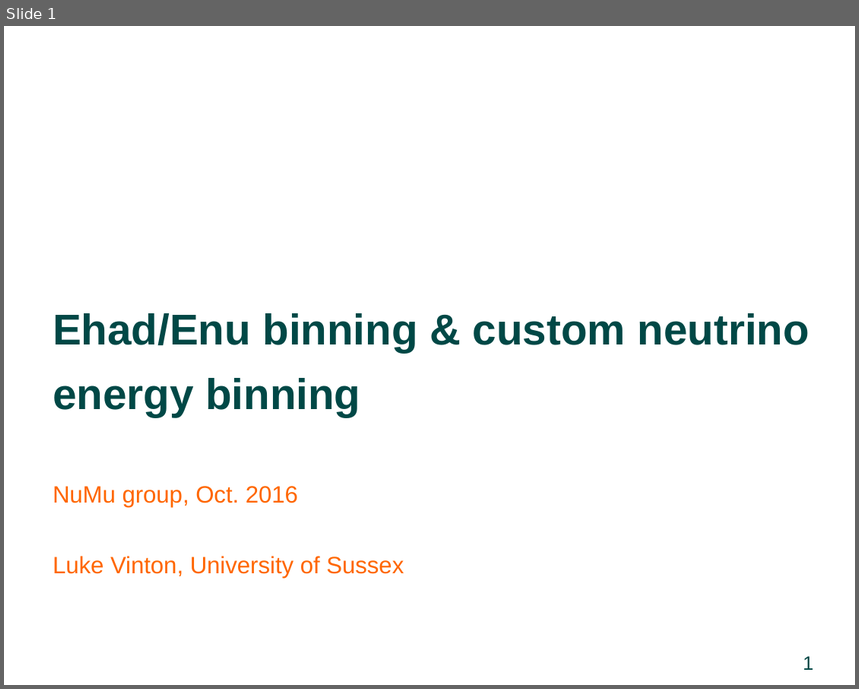
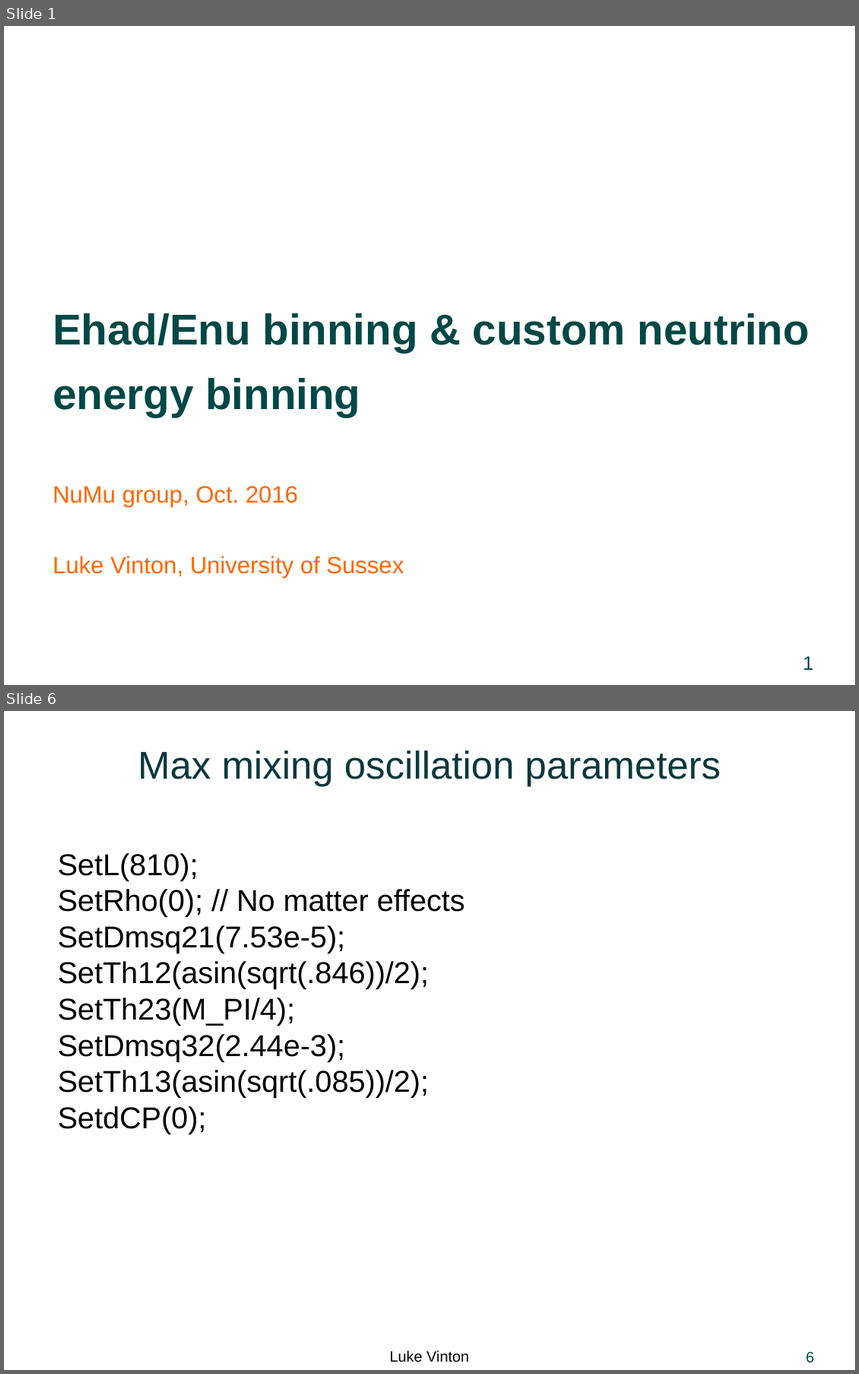
Before and after one commit to LukeJVinton/Thesis-, a slide deck: Presentations/NumuCollabMeeting_resBinning_energyBinShare_CustomBinning.pptx. Shown one above the other, each under a label of ours: slide 1 before the commit, slides 1 and 6 after it; the slides between them are not shown. The pictures are 859x689 and 859x1374 pixels, drawn with LibreOffice and Linux fonts; fonts in the diff are those of the drawing; background and template pictures are left out. Boxes give left, top, right and bottom in pixels: in the first picture for what was removed or moved away, otherwise in the second. Text is boxed around its words. In the diff, an @@ line names an element or a change of style, - is before the commit and + after.

```diff
--- a/Presentations/NumuCollabMeeting_resBinning_energyBinShare_CustomBinning.pptx
+++ b/Presentations/NumuCollabMeeting_resBinning_energyBinShare_CustomBinning.pptx
@@ slide 6 added at box(4, 711, 855, 1370), background #FFFFFF @@
@@ title added at box(138, 751, 721, 786), 36 pt, text #0A383C @@
+Max mixing oscillation parameters
@@ text added at box(58, 853, 465, 1134), 28 pt, text #000000 @@
+SetL(810);
+SetRho(0); // No matter effects
+SetDmsq21(7.53e-5);
+SetTh12(asin(sqrt(.846))/2);
+SetTh23(M_PI/4);
+SetDmsq32(2.44e-3);
+SetTh13(asin(sqrt(.085))/2);
+SetdCP(0);
@@ text added at box(390, 1350, 469, 1362), 14 pt, text #000000 @@
+Luke Vinton
@@ page number added at box(806, 1352, 814, 1363), 14 pt, text #004846 @@
+6
```
Also in this commit, not shown: 5 slides changed, 16 other slides added, 2 slides removed.
